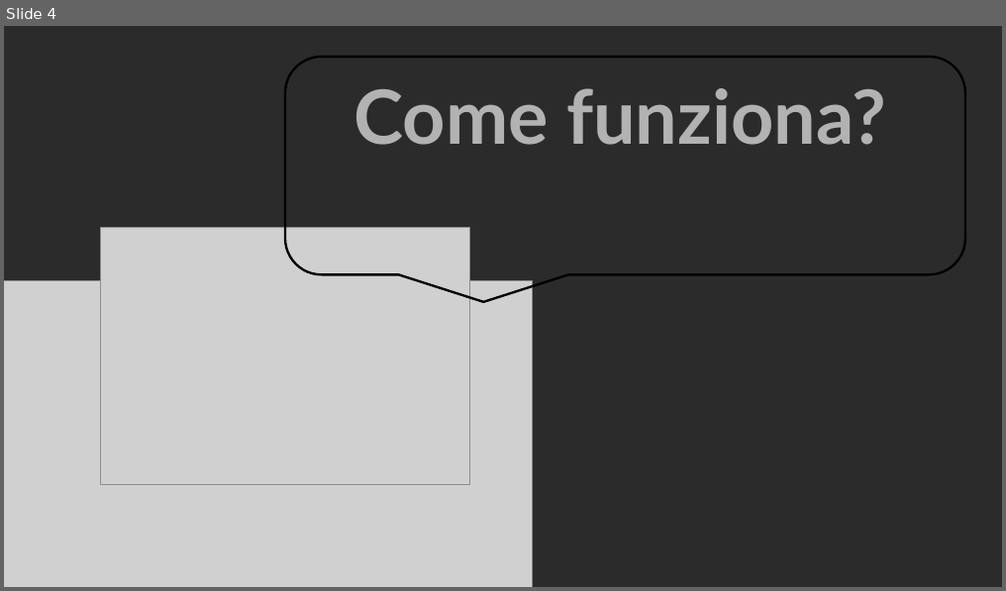
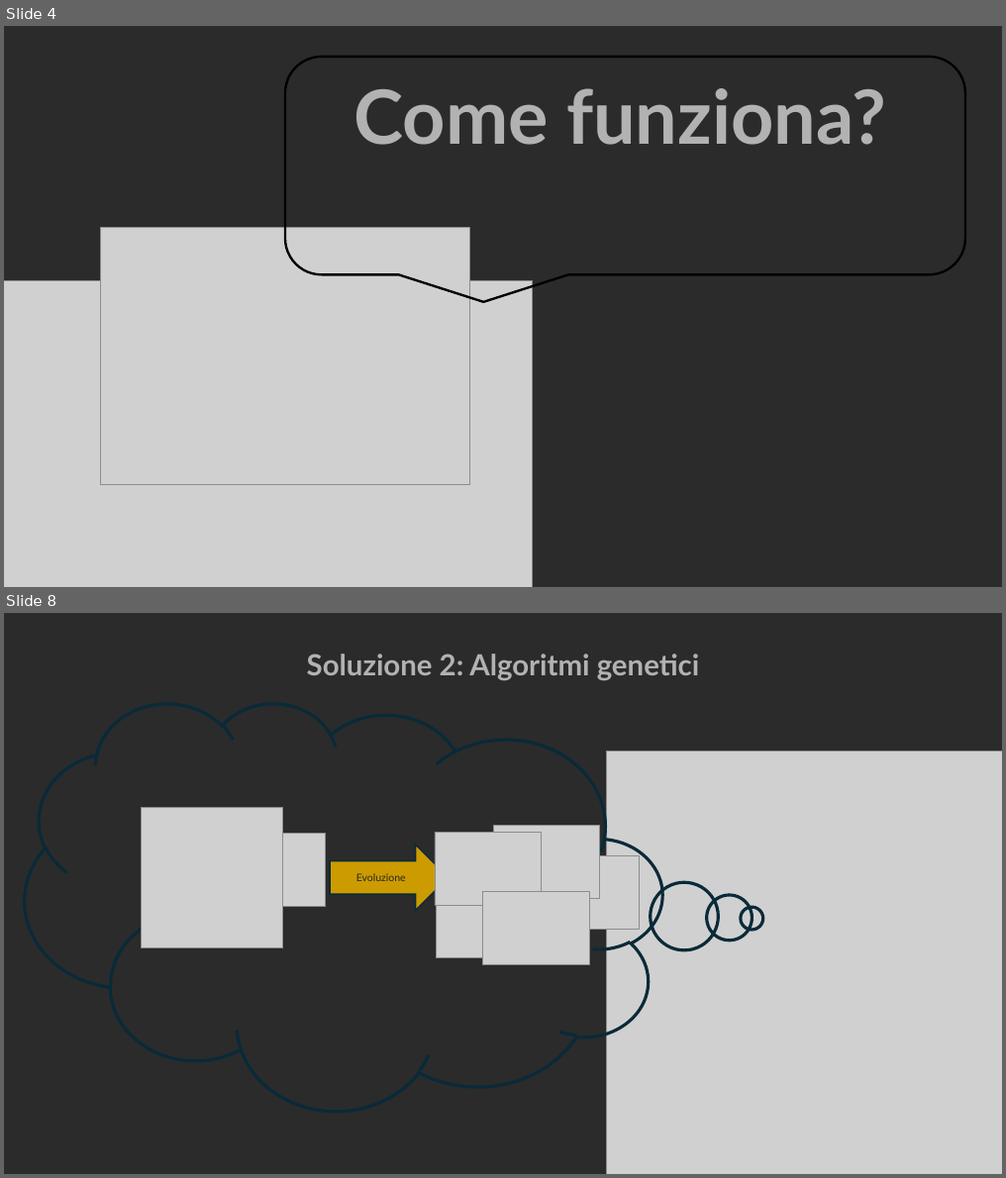
Before and after one commit to girgio/Deck-BuilderCR, a slide deck: presentazione DeckBuilderCR.pptx. Shown one above the other, each under a label of ours: slide 4 before the commit, slides 4 and 8 after it; the slides between them are not shown. The pictures are 1006x591 and 1006x1178 pixels, drawn with LibreOffice and Linux fonts; fonts in the diff are those of the drawing; grey boxes stand for pictures; background and template pictures are left out; a plain dark background stands for a picture behind light text. Boxes give left, top, right and bottom in pixels: in the first picture for what was removed or moved away, otherwise in the second. Text is boxed around its words. In the diff, an @@ line names an element or a change of style, - is before the commit and + after.

```diff
--- a/presentazione DeckBuilderCR.pptx
+++ b/presentazione DeckBuilderCR.pptx
@@ slide 8 added at bbox=[4, 613, 1002, 1174], background picture (left out) @@
@@ text added at bbox=[307, 654, 700, 680], 28 pt, text #B2B2B2, bold @@
+Soluzione 2: Algoritmi genetici
@@ thought cloud added at bbox=[25, 703, 662, 1111], outline #092A39 3 pt @@
@@ picture added at bbox=[607, 752, 1002, 1174] @@
@@ picture added at bbox=[142, 807, 283, 949] @@
@@ picture added at bbox=[219, 833, 325, 906] @@
@@ right arrow added at bbox=[330, 845, 448, 911], fill #CC9B00, outline #092A39 1.5 pt, 10 pt, text #262626 @@
+Evoluzione
@@ picture added at bbox=[435, 832, 541, 905] @@
@@ picture added at bbox=[494, 826, 600, 899] @@
@@ picture added at bbox=[533, 857, 639, 930] @@
@@ picture added at bbox=[436, 884, 543, 959] @@
@@ picture added at bbox=[482, 892, 589, 965] @@
```
Also in this commit, not shown: 2 slides changed, 5 other slides added.
